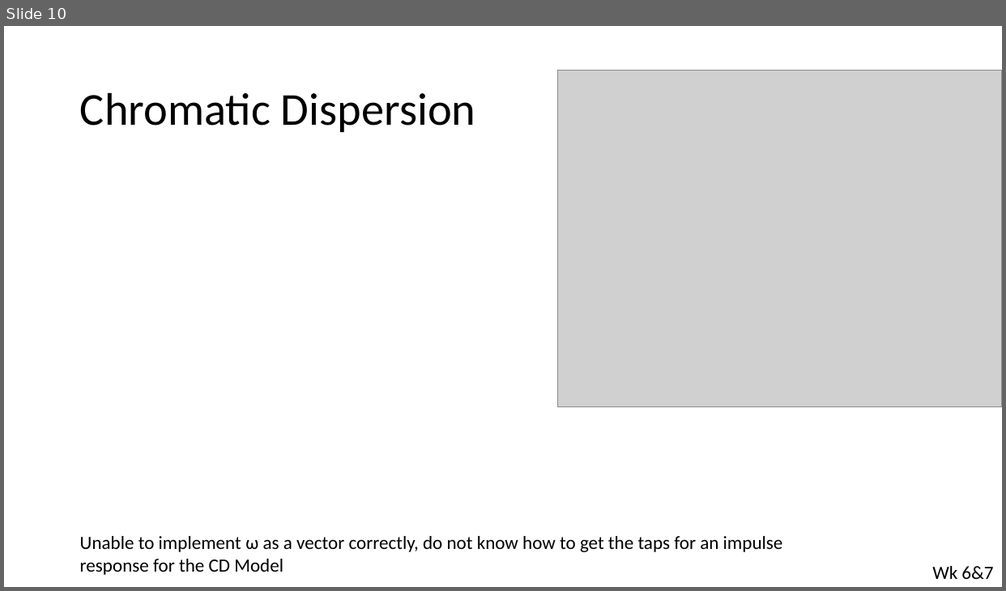
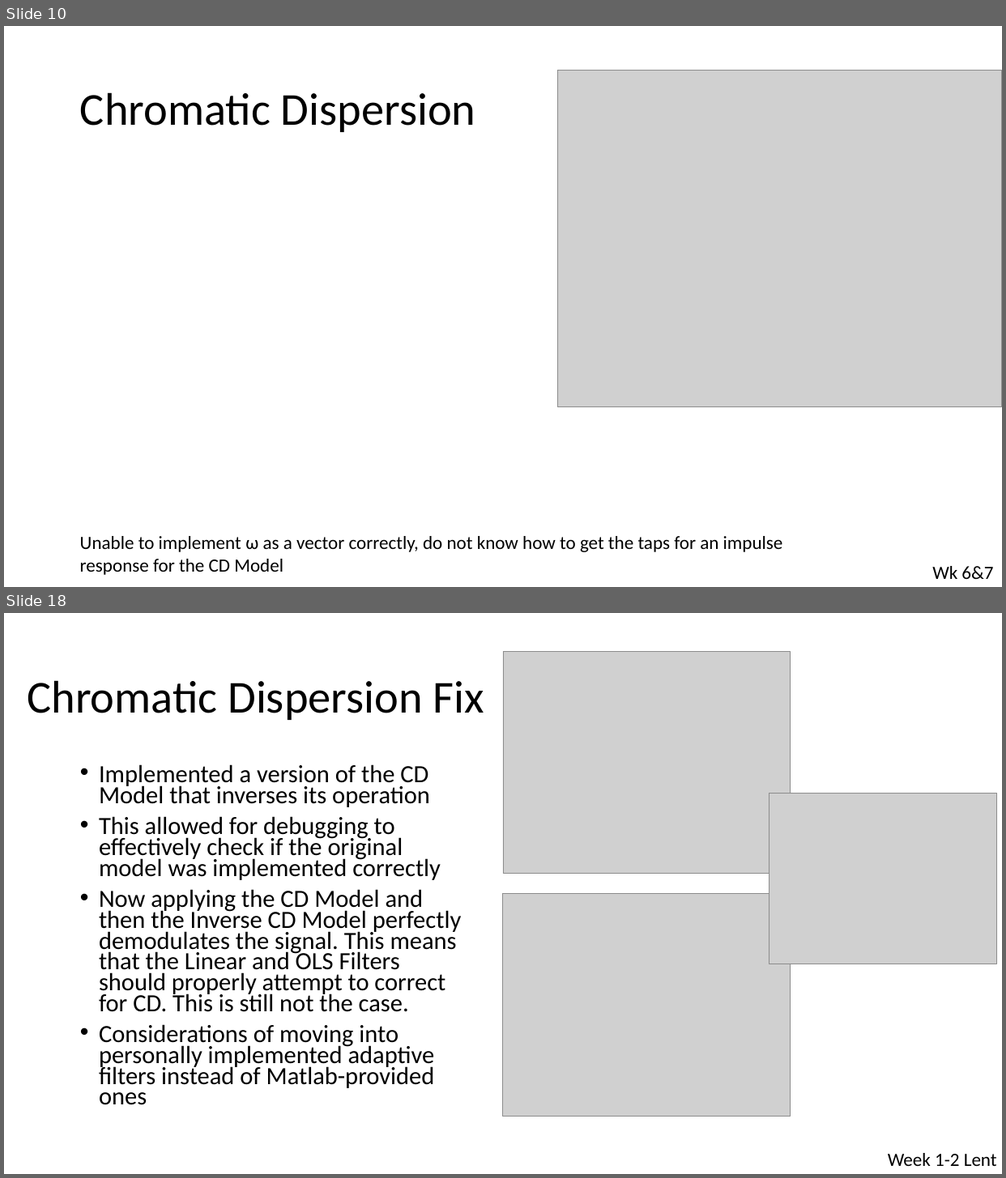
Before and after one commit to Emc54/CoherentTransceivers, a slide deck: Master's meetings presentation.pptx. Shown one above the other, each under a label of ours: slide 10 before the commit, slides 10 and 18 after it; the slides between them are not shown. The pictures are 1006x591 and 1006x1178 pixels, drawn with LibreOffice and Linux fonts; fonts in the diff are those of the drawing; grey boxes stand for pictures. Boxes give left, top, right and bottom in pixels: in the first picture for what was removed or moved away, otherwise in the second. Text is boxed around its words. In the diff, an @@ line names an element or a change of style, - is before the commit and + after.

```diff
--- a/Master's meetings presentation.pptx
+++ b/Master's meetings presentation.pptx
@@ slide 18 added at (4, 613, 1002, 1174), background #FFFFFF @@
@@ picture added at (503, 651, 790, 874) @@
@@ title added at (27, 680, 484, 720), 44 pt, text #000000 @@
+Chromatic Dispersion Fix
@@ text added at (99, 764, 461, 1105), 23.8 pt, text #000000 @@
+• Implemented a version of the CD Model that inverses its operation
+• This allowed for debugging to effectively check if the original model was implemented correctly
+• Now applying the CD Model and then the Inverse CD Model perfectly demodulates the signal. This means that the Linear and OLS Filters should properly attempt to correct for CD. This is still not the case.
+• Considerations of moving into personally implemented adaptive filters instead of Matlab-provided ones
@@ picture added at (769, 794, 997, 964) @@
@@ picture added at (503, 894, 790, 1116) @@
@@ text added at (888, 1153, 997, 1166), 18 pt, text #000000 @@
+Week 1-2 Lent
```
Also in this commit, not shown: 5 slides changed, 5 other slides added, 2 slides removed, 2 other files.
